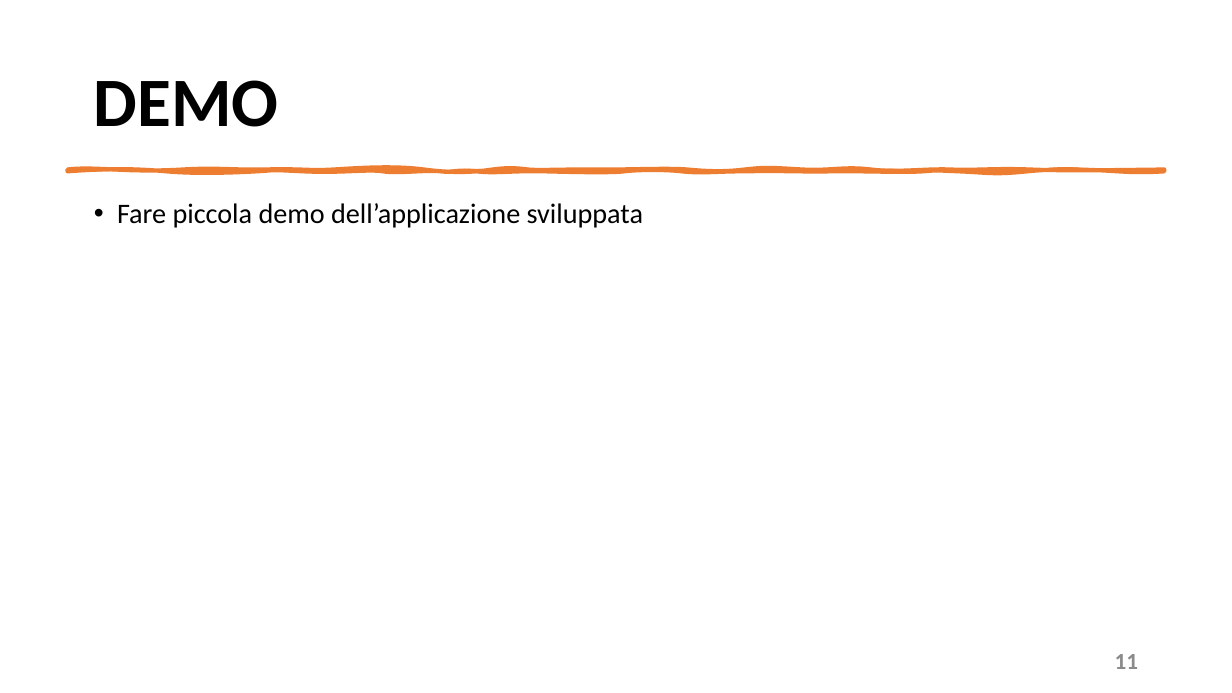
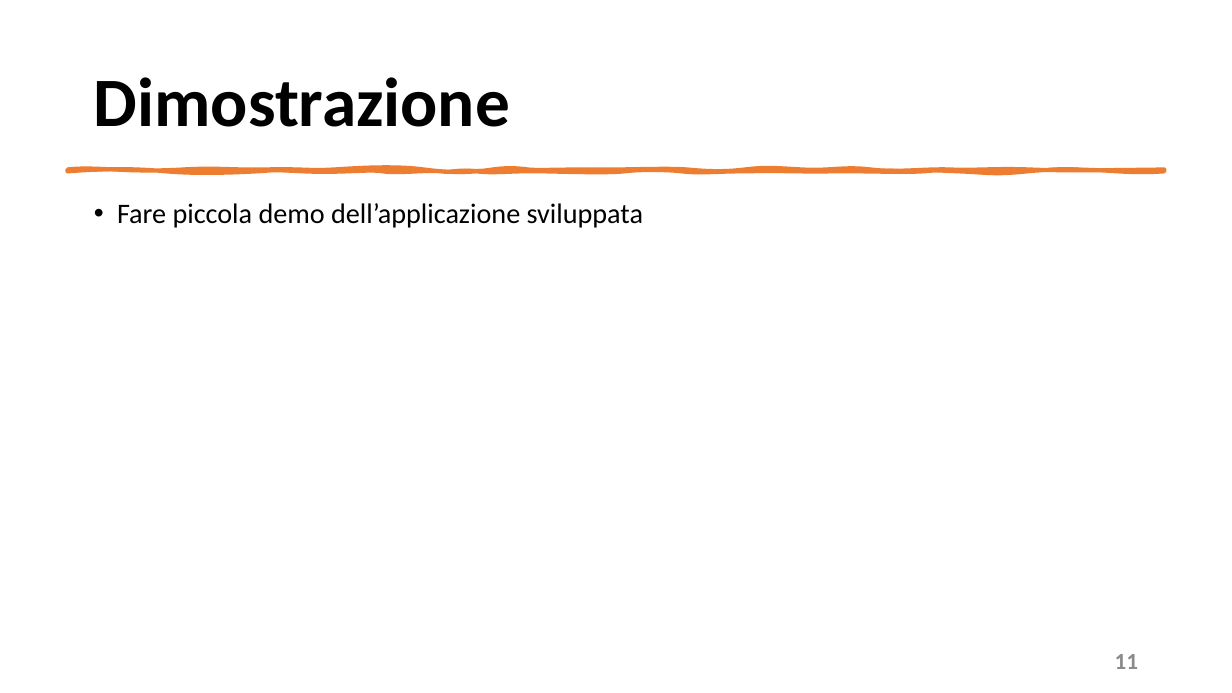
Before and after one commit to mangilimatteo/Progetto_Ingegneria_Software_Cattaneo_Mangili_Saini, a slide deck: slide 11 of Presentazione_Progetto.pptx. Drawn at 1232x693 pixels with LibreOffice and Linux fonts; fonts in the diff are those of the drawing. Boxes give left, top, right and bottom in pixels: in the first picture for what was removed or moved away, otherwise in the second. Text is boxed around its words. In the diff, an @@ line names an element or a change of style, - is before the commit and + after.

```diff
--- a/Presentazione_Progetto.pptx
+++ b/Presentazione_Progetto.pptx
@@ title at (94, 77, 510, 127): text changed @@
-DEMO
+Dimostrazione
```
Also in this commit, not shown: 6 other slides changed.
